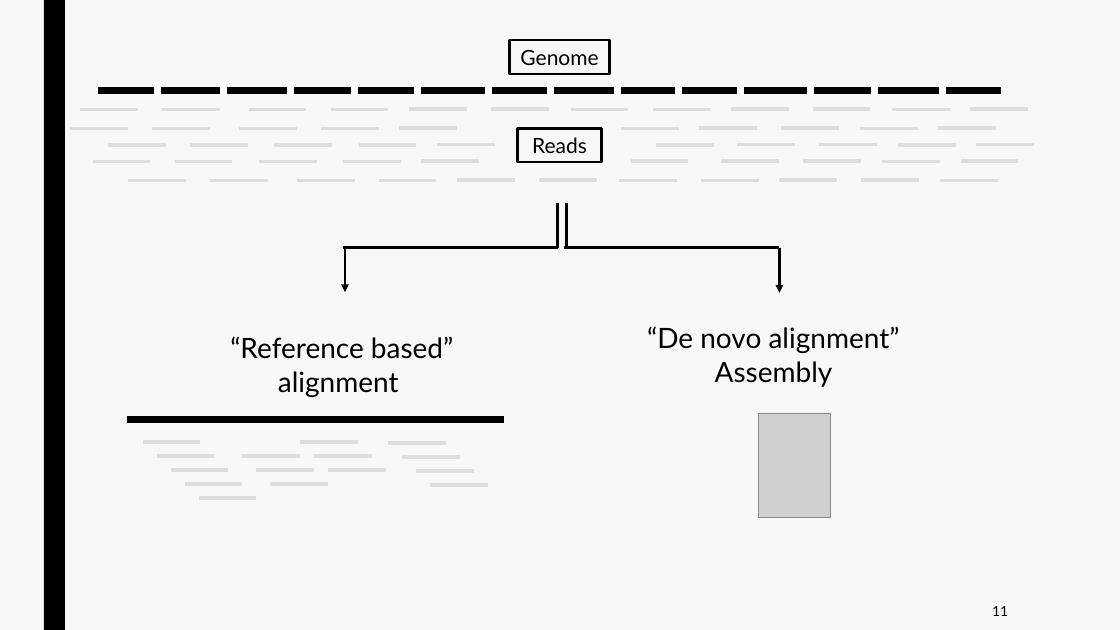
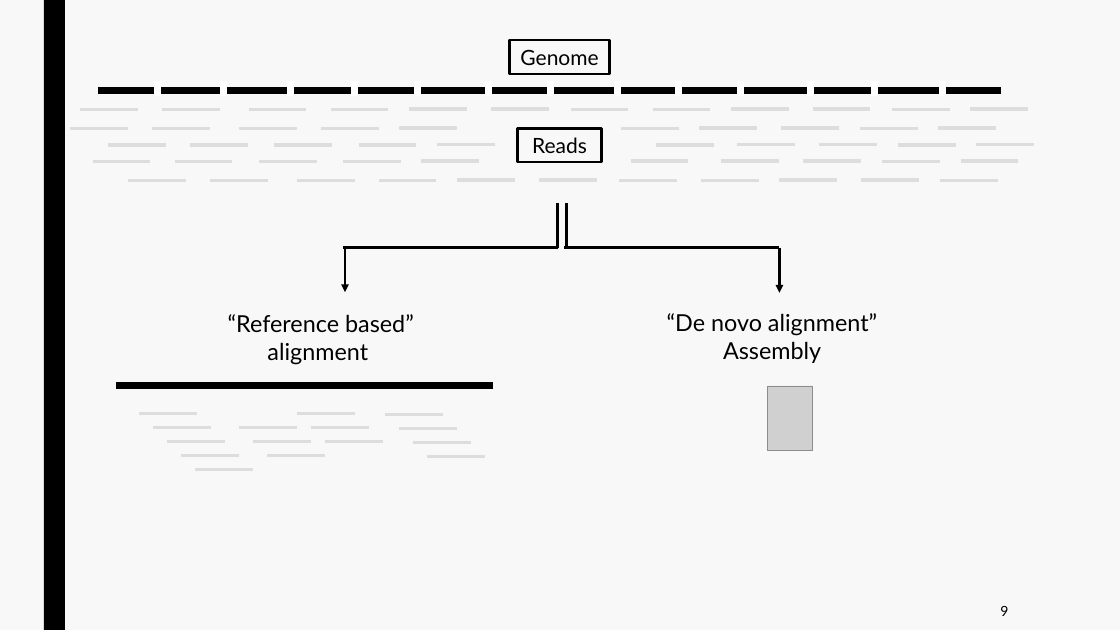
Before and after one commit to jurtasun/presentations, a slide deck: slide 8 of 202306_CRG_Postdoc/230623_GRG_Postdoc.ppt (slide 10 before the commit). Drawn at 1120x630 pixels with LibreOffice and Linux fonts; fonts in the diff are those of the drawing; grey boxes stand for pictures. Boxes give left, top, right and bottom in pixels: in the first picture for what was removed or moved away, otherwise in the second. Text is boxed around its words. In the diff, an @@ line names an element or a change of style, - is before the commit and + after.

```diff
--- a/202306_CRG_Postdoc/230623_GRG_Postdoc.ppt
+++ b/202306_CRG_Postdoc/230623_GRG_Postdoc.ppt
@@ text "“Reference based”" at box(228, 314, 414, 365): size 24 to 20 pt @@
@@ text "“Reference based”": place and size @@
-text "“Reference based”" at box(230, 336, 453, 397)
+text "“Reference based”" at box(228, 314, 414, 365)
@@ text "“De novo alignment”": place and size @@
-text "“De novo alignment”" at box(647, 326, 900, 387)
+text "“De novo alignment”" at box(667, 313, 877, 363)
@@ text "“De novo alignment”" at box(667, 313, 877, 363): size 24 to 20 pt @@
@@ line moved from (127, 419) - (504, 419) to (116, 386) - (493, 386) @@
@@ picture: place and size @@
-picture at box(759, 413, 831, 518)
+picture at box(768, 386, 812, 450)
@@ 15 lines: place and size @@
-15 lines at box(143, 442, 488, 498)
+15 lines at box(139, 413, 485, 470)
@@ page number at box(1000, 606, 1008, 616): text changed @@
-11
+9
```
Also in this commit, not shown: 4 other slides changed, 2 slides removed, 2 other files.
